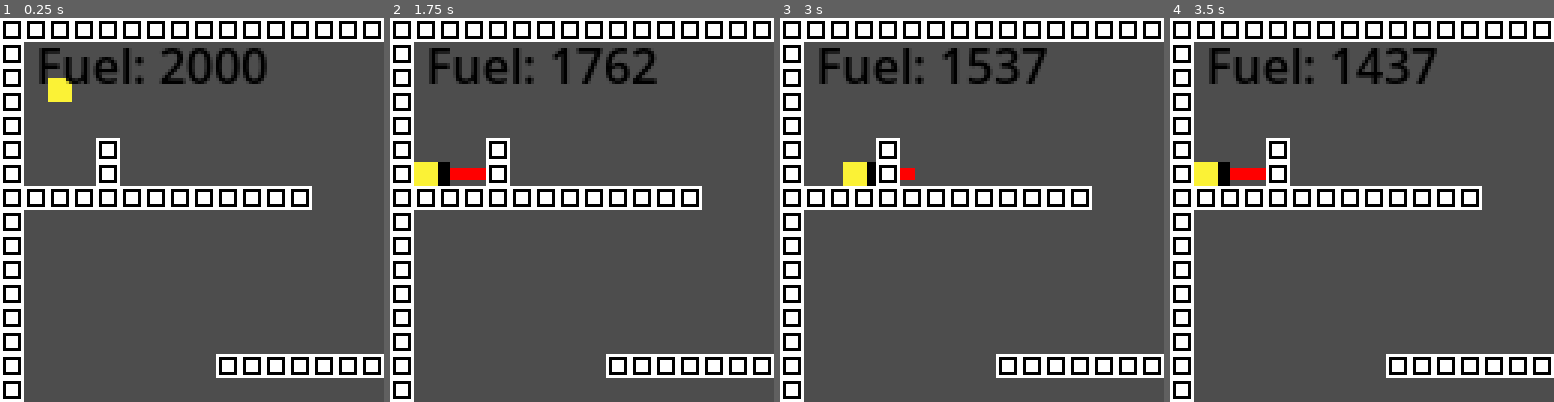
Above: before the commit, frames 1-4 (left to right).
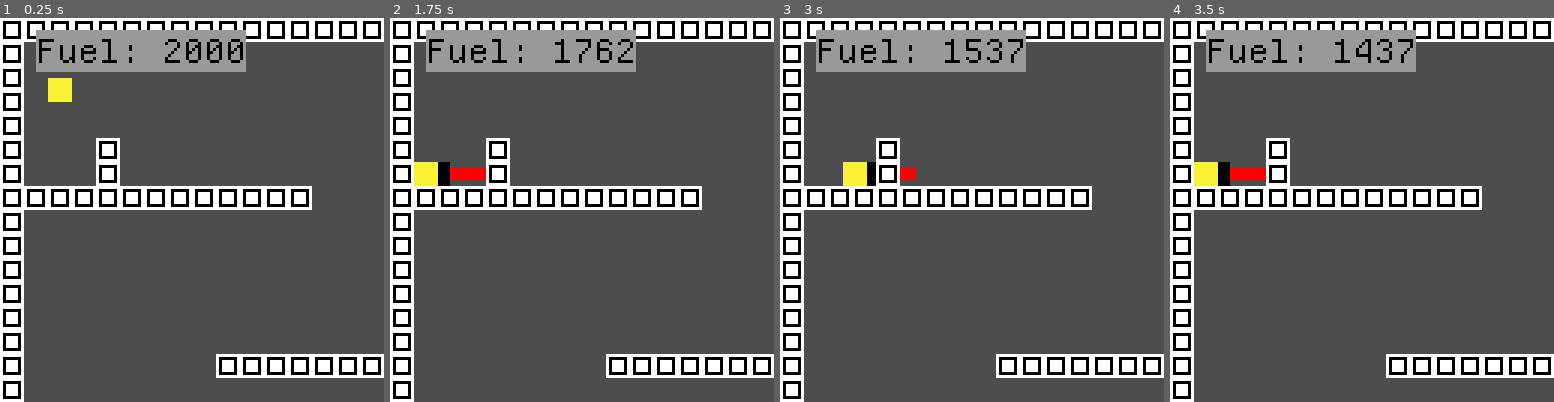
Above: after the commit, the same moments.

Repository: OSGH-web/balloon-movement-demo
Game: Godot game, scene res://scenes/level_base.tscn
Same seed, same stepped clock (60 frames per second), same inputs: the game is played once before the commit and once after it.
Inputs:
- Up to frame 1 (0.25 s): no input
- Up to frame 2 (1.75 s): hold Right (ui_right) from 0.53 s (still down); tap Up (ui_up) at 0.77, 1.52 s
- Up to frame 3 (3 s): release Right (ui_right) at 2.03 s; hold Left (ui_left) 2.03-2.78 s; hold Right (ui_right) from 2.78 s (still down)
- Up to frame 4 (3.5 s): keep holding Right (ui_right); tap Up (ui_up) at 3.02 s
The pictures show only the part of the screen within x 0-50%, y 0-50%; the shares and areas given below are measured in that part.

The runs differ from the first frame. In frame 1, 6.9% of the frame differs, in the area x 9-70%, y 3-18%; in frame 2, 6.8%; in frame 3, 6.8%; in frame 4, 6.8%.

Commit message:
remove unused sprites, add new font
the new font is departure mono -- https://departuremono.com/

Diff:
--- a/scenes/player.tscn
+++ b/scenes/player.tscn
@@ -1,8 +1,9 @@
-[gd_scene load_steps=17 format=3 uid="uid://b7jfvkf4edbjp"]
+[gd_scene load_steps=18 format=3 uid="uid://b7jfvkf4edbjp"]
 
 [ext_resource type="Script" uid="uid://d3nwiwsfywf3b" path="res://scripts/player.gd" id="1_onrkg"]
 [ext_resource type="Script" uid="uid://dkbvg85t2nhy5" path="res://scripts/label.gd" id="3_dqkch"]
 [ext_resource type="Texture2D" uid="uid://cbgt5n5gfv3om" path="res://assets/sprites/spelunky_testing_sprite_fire.png" id="3_qhqgy"]
+[ext_resource type="FontFile" uid="uid://b5r4on7cls54q" path="res://assets/fonts/DepartureMono-Regular.otf" id="3_qlg0r"]
 
 [sub_resource type="AtlasTexture" id="AtlasTexture_dqkch"]
 atlas = ExtResource("3_qhqgy")
@@ -78,12 +79,11 @@
 [sub_resource type="RectangleShape2D" id="RectangleShape2D_onrkg"]
 size = Vector2(8, 8)
 
-[sub_resource type="SystemFont" id="SystemFont_g2els"]
-subpixel_positioning = 0
+[sub_resource type="Theme" id="Theme_qhqgy"]
+default_font = ExtResource("3_qlg0r")
+default_font_size = 11
 
-[sub_resource type="Theme" id="Theme_qhqgy"]
-default_font = SubResource("SystemFont_g2els")
-default_font_size = 16
+[sub_resource type="StyleBoxFlat" id="StyleBoxFlat_dqkch"]
 
 [node name="Player" type="CharacterBody2D"]
 collision_mask = 3
@@ -113,8 +113,9 @@
 offset_left = 12.0
 offset_top = 4.0
 offset_right = 42.0
-offset_bottom = 27.0
+offset_bottom = 18.0
 theme = SubResource("Theme_qhqgy")
 theme_override_colors/font_color = Color(0, 0, 0, 1)
+theme_override_styles/normal = SubResource("StyleBoxFlat_dqkch")
 text = "test"
 script = ExtResource("3_dqkch")
Binary file added: assets/fonts/DepartureMono-Regular.otf
Not shown, added: assets/fonts/DepartureMono-Regular.otf.import
Binary file removed: assets/sprites/player_testing_sprite_sheet_new.png
Not shown, removed: assets/sprites/player_testing_sprite_sheet_new.png.import
